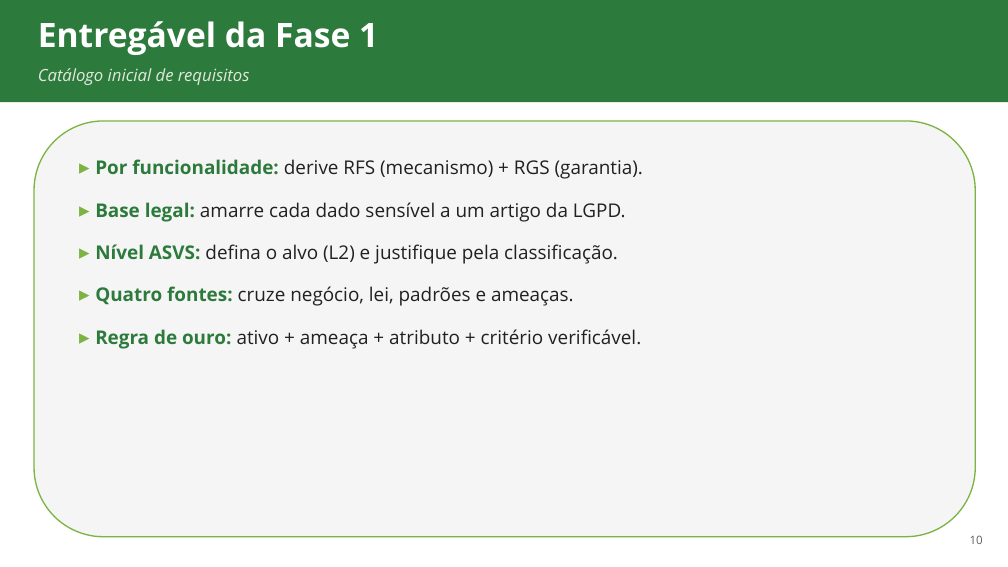
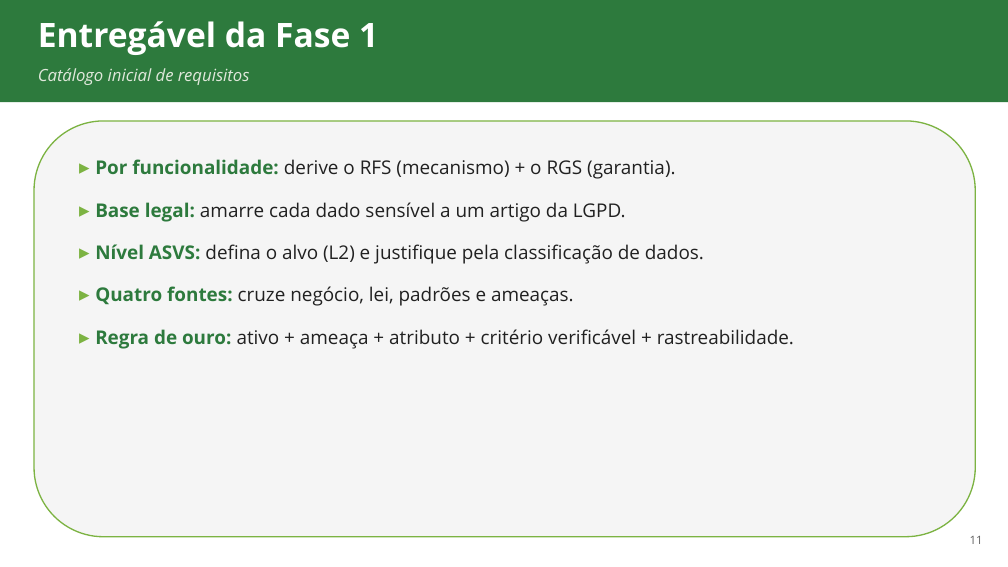
Before and after one commit to ads-sapucaia-ssc/SSC, a slide deck: slide 11 of aulas/aula-02-requisitos-e-lgpd.pptx (slide 10 before the commit). Drawn at 1008x567 pixels with LibreOffice and Linux fonts; fonts in the diff are those of the drawing. Boxes give left, top, right and bottom in pixels: in the first picture for what was removed or moved away, otherwise in the second. Text is boxed around its words. In the diff, an @@ line names an element or a change of style, - is before the commit and + after.

```diff
--- a/aulas/aula-02-requisitos-e-lgpd.pptx
+++ b/aulas/aula-02-requisitos-e-lgpd.pptx
@@ text at (95,159,675,179): text changed @@
-▸ Por funcionalidade: derive RFS (mecanismo) + RGS (garantia).
+▸ Por funcionalidade: derive o RFS (mecanismo) + o RGS (garantia).
@@ text at (95,244,704,264): text changed @@
-▸ Nível ASVS: defina o alvo (L2) e justifique pela classificação.
+▸ Nível ASVS: defina o alvo (L2) e justifique pela classificação de dados.
@@ text at (95,329,794,349): text changed @@
-▸ Regra de ouro: ativo + ameaça + atributo + critério verificável.
+▸ Regra de ouro: ativo + ameaça + atributo + critério verificável + rastreabilidade.
@@ text at (970,536,983,544): text changed @@
-10
+11
```
Also in this commit, not shown: 5 other slides changed, 1 slide added, 10 other files.
